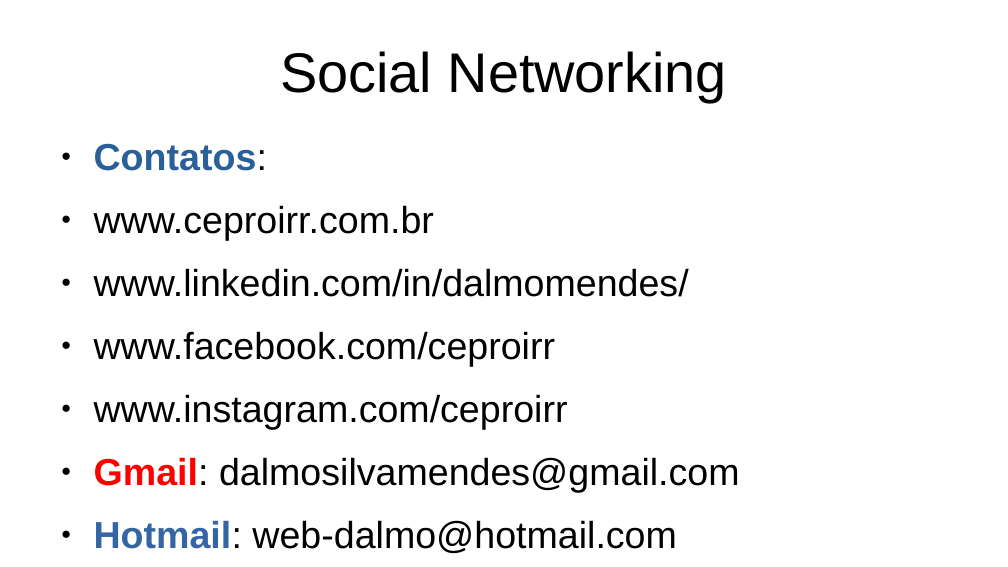
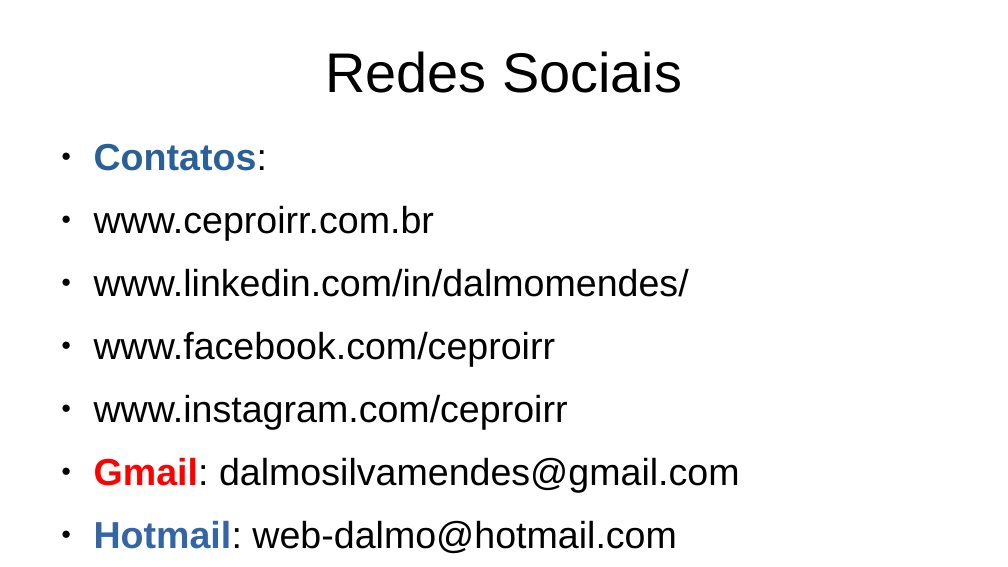
Before and after one commit to DalmoMendes/lgpd, a slide deck: slide 18 of CAP1/CAPÍTULO I - DISPOSIÇÕES PRELIMINARES -Art1 ao Art6.odp. Drawn at 1008x567 pixels with LibreOffice and Linux fonts; fonts in the diff are those of the drawing. Boxes give left, top, right and bottom in pixels: in the first picture for what was removed or moved away, otherwise in the second. Text is boxed around its words. In the diff, an @@ line names an element or a change of style, - is before the commit and + after.

```diff
--- a/CAP1/CAPÍTULO I - DISPOSIÇÕES PRELIMINARES -Art1 ao Art6.odp
+++ b/CAP1/CAPÍTULO I - DISPOSIÇÕES PRELIMINARES -Art1 ao Art6.odp
@@ title at <box>325,51,682,93</box>: text changed @@
-Social Networking
+Redes Sociais
```
Also in this commit, not shown: 4 other files.
